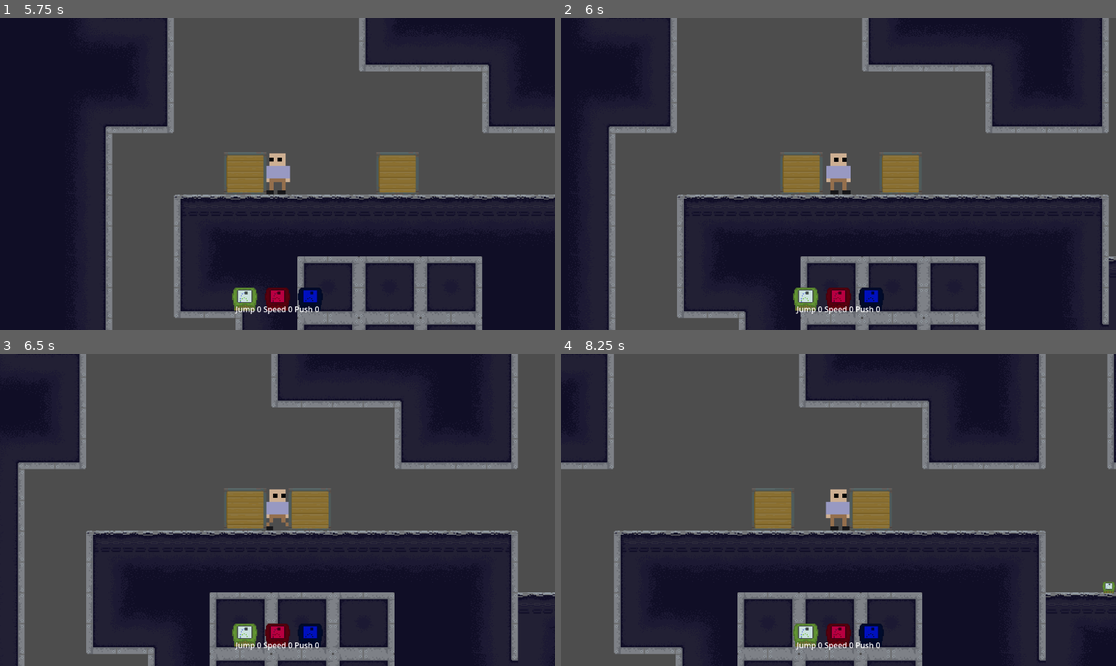
Above: before the commit, frames 1-4 (two rows, left to right).
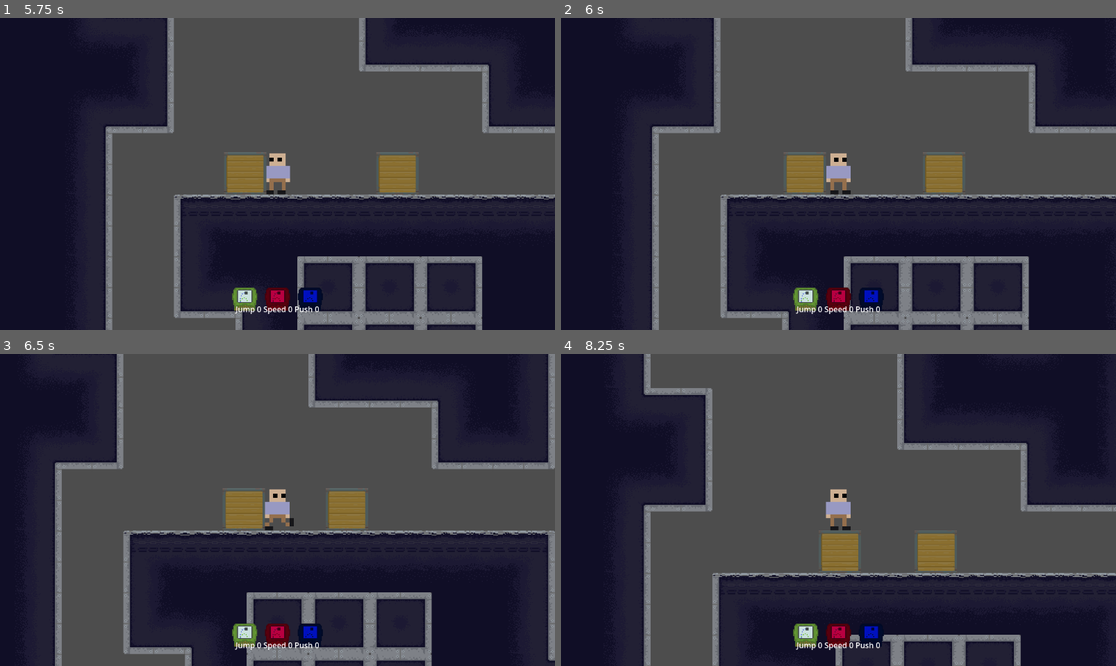
Above: after the commit, the same moments.

Repository: VehvilainenPooki/ModeGame
Game: Godot game, scene res://Main.tscn
Two runs of this game, one before a commit and one after it. Both use one fixed random seed, a clock stepped at 60 frames per second and the inputs below.
Inputs:
- Up to frame 1 (5.75 s): click "Play" at 0.5 s; tap Enter (ui_accept) at 1.25, 2.75 s; hold E (Interact) 1.28-2.03 s; hold Right (ui_right) 1.28-2.78 s; tap 1 (MODE_JUMP) at 1.52, 2.27, 3.77, 4.52, 5.27 s; tap 3 (MODE_PUSH) at 2.1 s; hold Left (ui_left) 2.78-3.53 s; hold 2 (MODE_SPEED) 2.78-3.53 s; hold Right (ui_right) 3.53-5.03 s; tap E (Interact) at 3.6 s; tap R (Reset) at 4.25 s; hold 3 (MODE_PUSH) 4.28-5.03 s; hold Left (ui_left) from 5.03 s (still down); tap 2 (MODE_SPEED) at 5.1 s
- Up to frame 2 (6 s): release Left (ui_left) at 5.78 s; hold Right (ui_right) from 5.78 s (still down); hold E (Interact) from 5.78 s (still down)
- Up to frame 3 (6.5 s): keep holding Right (ui_right); keep holding E (Interact)
- Up to frame 4 (8.25 s): release Right (ui_right) at 6.53 s; release E (Interact) at 6.53 s; hold Left (ui_left) 6.53-8.03 s; tap 3 (MODE_PUSH) at 6.6 s; tap 1 (MODE_JUMP) at 6.77, 7.52 s; tap Enter (ui_accept) at 7.25 s; hold 2 (MODE_SPEED) 7.28-8.03 s; hold Right (ui_right) from 8.03 s (still down); tap E (Interact) at 8.1 s

Frame 1 is identical in both runs. In frame 2, 24% of the frame differs, in the area x 8-100%, y 0-100%; in frame 3, 25%; in frame 4, 50%, in the area x 0-100%, y 0-100%.

Commit message:
Työntäminen vaikuttaa pelaajan nopeuteen

Diff:
--- a/Player/Player.gd
+++ b/Player/Player.gd
@@ -117,11 +117,15 @@
 
 func _grab_crate():
 	print("Napataan")
+	SPEED = 150
+	JUMP_VELOCITY = -200.0
 	var cratepath = crate.get_path()
 	$PinJoint2D.set_node_a($".".get_path())
 	$PinJoint2D.set_node_b(cratepath)
 
 func _release_crate():
 	print("Päästetään")
+	SPEED = 300.0
+	JUMP_VELOCITY = -400.0
 	$PinJoint2D.set_node_a('')
 	$PinJoint2D.set_node_b('')
